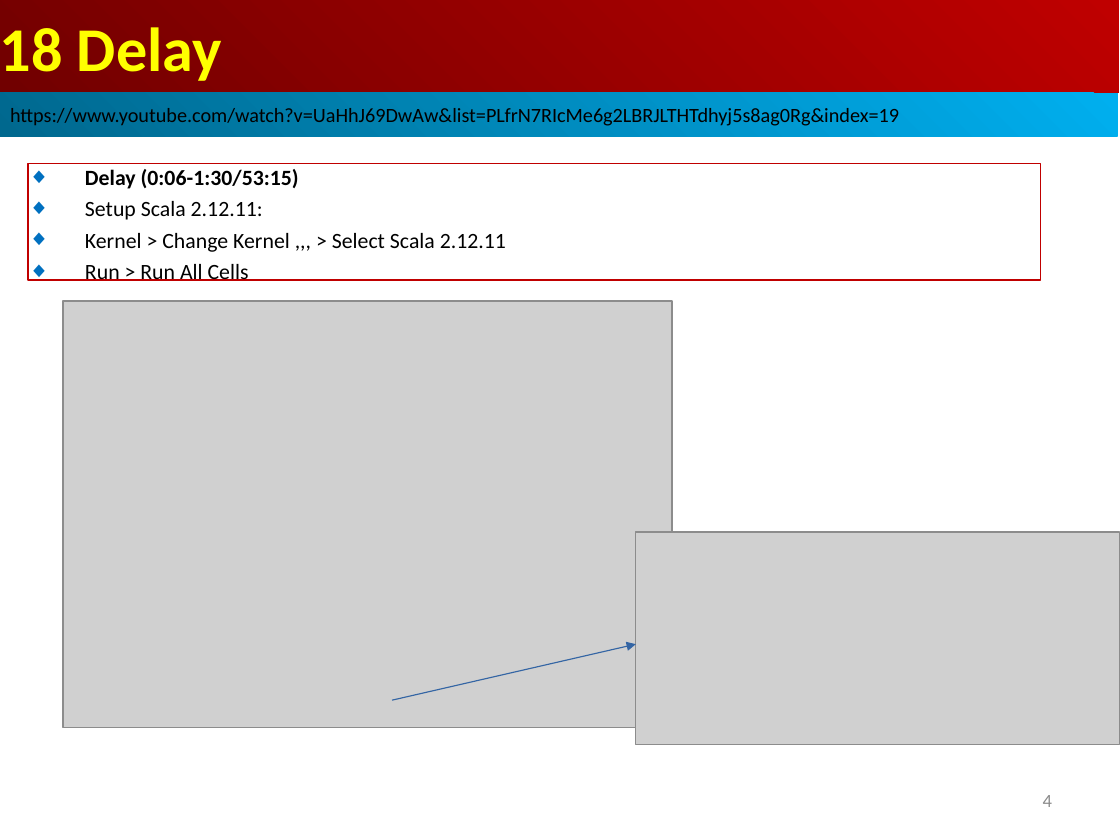
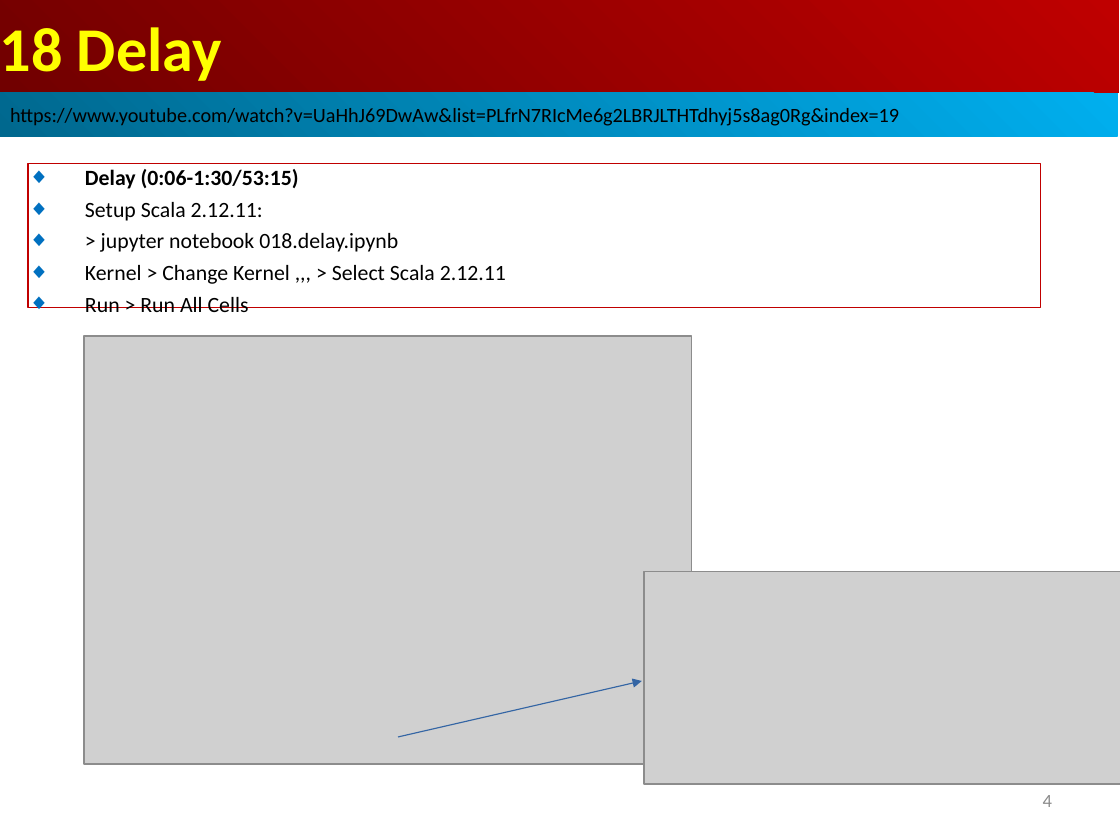
Before and after one commit to peterhchen/AIU_CS800_Chisel, a slide deck: slide 4 of 500_UCSC_HWD/018_Delay/000_Video/018.Delay.ppt. Drawn at 1120x840 pixels with LibreOffice and Linux fonts; fonts in the diff are those of the drawing; grey boxes stand for pictures. Boxes give left, top, right and bottom in pixels: in the first picture for what was removed or moved away, otherwise in the second. Text is boxed around its words. In the diff, an @@ line names an element or a change of style, - is before the commit and + after.

```diff
--- a/500_UCSC_HWD/018_Delay/000_Video/018.Delay.ppt
+++ b/500_UCSC_HWD/018_Delay/000_Video/018.Delay.ppt
@@ rectangle "Delay (0:06-1:30/53:15)": place and size @@
-rectangle "Delay (0:06-1:30/53:15)" at (28,164,1040,280)
+rectangle "Delay (0:06-1:30/53:15)" at (28,164,1040,308)
@@ text in rectangle at (101,233,398,252): paragraph added @@
+◆ > jupyter notebook 018.delay.ipynb
@@ picture: place and size @@
-picture at (63,301,672,728)
+picture at (84,336,692,764)
@@ picture: place and size @@
-picture at (636,532,1120,745)
+picture at (644,571,1120,784)
@@ arrow moved from (392, 700) - (636, 644) to (398, 737) - (642, 681) @@
```
